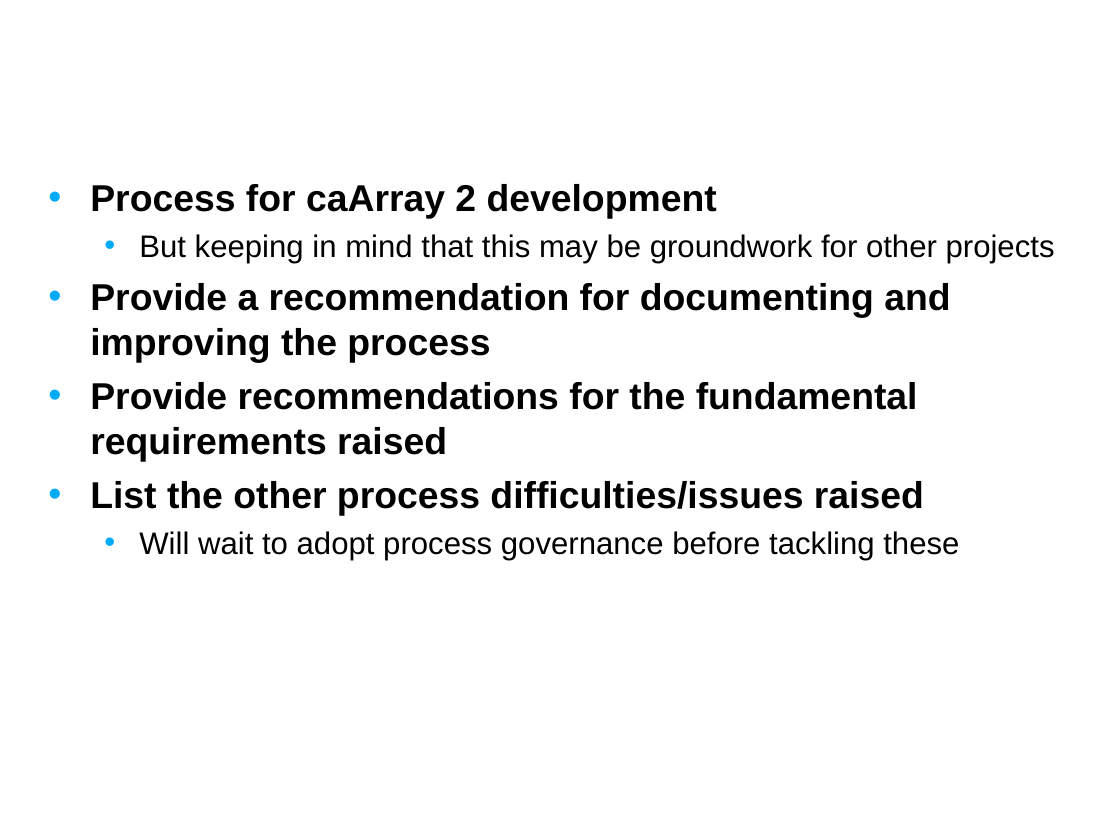
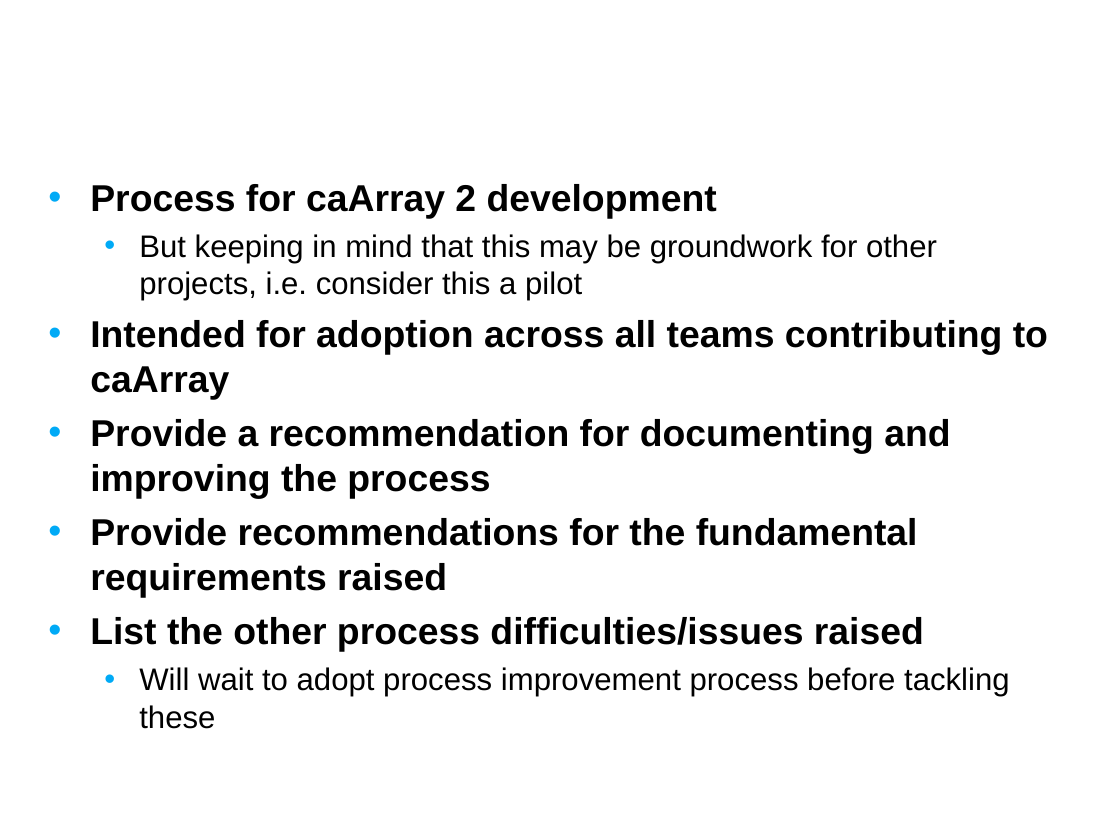
Before and after one commit to NCIP/caarray-docs, a slide deck: slide 3 of environment/references/process_improvement_proposal.ppt. Drawn at 1120x840 pixels with LibreOffice and Linux fonts; fonts in the diff are those of the drawing; background and template pictures are left out. Boxes give left, top, right and bottom in pixels: in the first picture for what was removed or moved away, otherwise in the second. Text is boxed around its words. In the diff, an @@ line names an element or a change of style, - is before the commit and + after.

Commit message:
Updated with governance content

```diff
--- a/environment/references/process_improvement_proposal.ppt
+++ b/environment/references/process_improvement_proposal.ppt
@@ text at (90,234,1048,400): text changed @@
-  • But keeping in mind that this may be groundwork for other projects
+  • But keeping in mind that this may be groundwork for other projects, i.e. consider this a pilot
+• Intended for adoption across all teams contributing to caArray
@@ text at (139,667,1010,729): text changed @@
-  • Will wait to adopt process governance before tackling these
+  • Will wait to adopt process improvement process before tackling these
```
Also in this commit, not shown: 8 other slides changed, 3 slides added.
